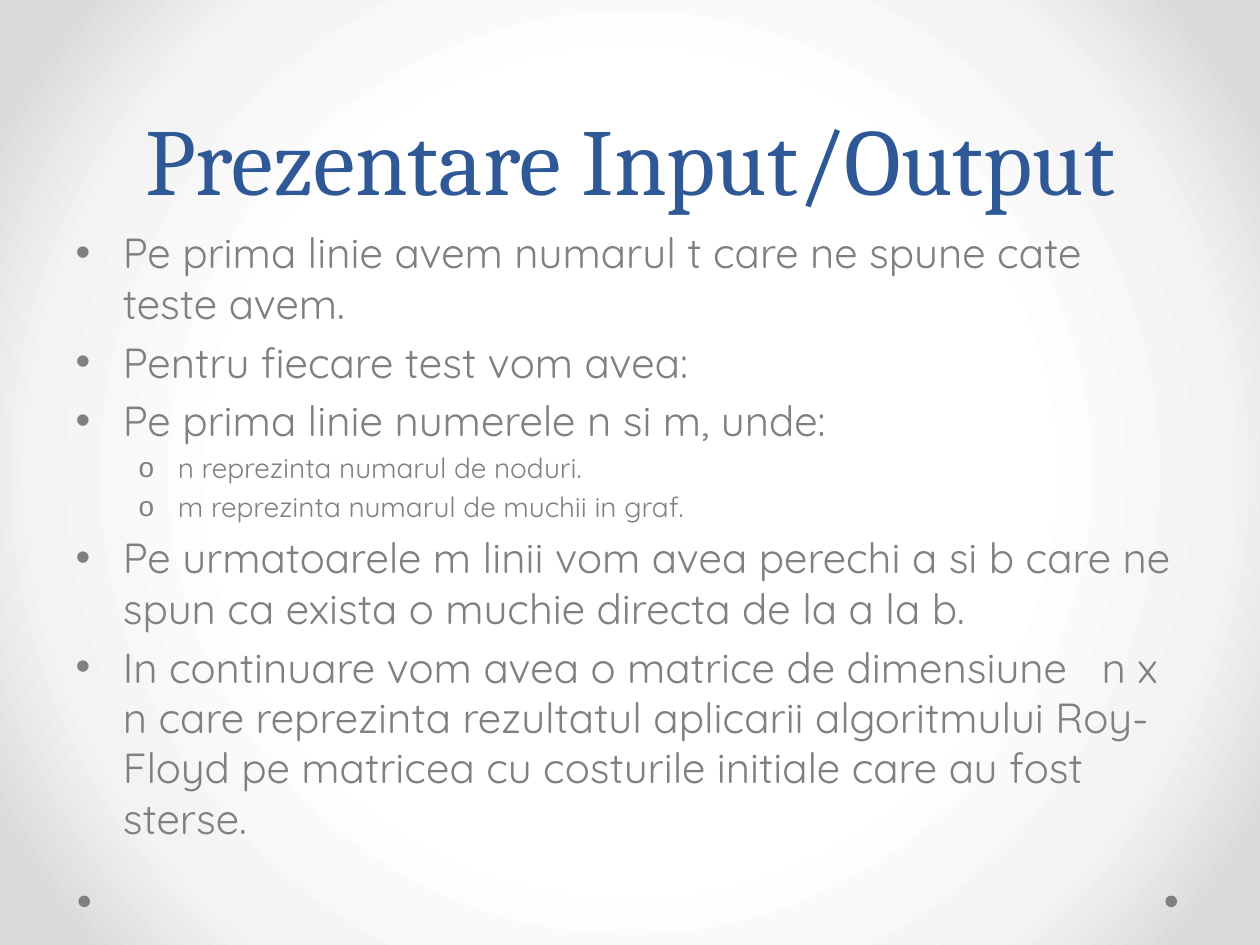
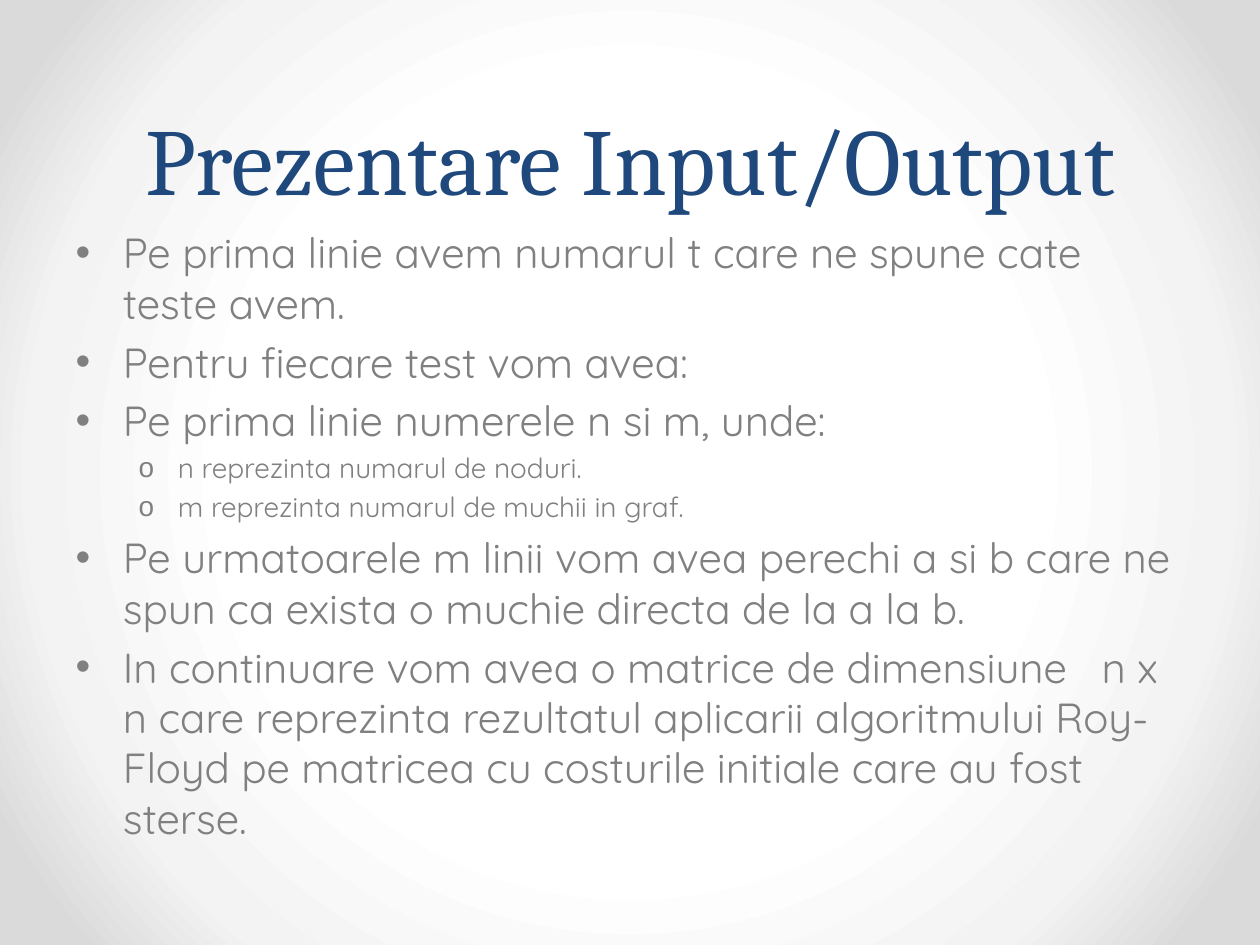
Before and after one commit to MickeyGT/Free-work-stuff, a slide deck: slide 2 of Presented-Problems/Turcu Gabriel - Rfinv.pptx. Drawn at 1260x945 pixels with LibreOffice and Linux fonts; fonts in the diff are those of the drawing. Boxes give left, top, right and bottom in pixels: in the first picture for what was removed or moved away, otherwise in the second. Text is boxed around its words. In the diff, an @@ line names an element or a change of style, - is before the commit and + after.

```diff
--- a/Presented-Problems/Turcu Gabriel - Rfinv.pptx
+++ b/Presented-Problems/Turcu Gabriel - Rfinv.pptx
@@ title "Prezentare Input/Output" at [145, 129, 1115, 215]: text colour #2F5897 to #1F497D @@
@@ ellipse removed at [78, 896, 89, 907] @@
@@ ellipse removed at [1166, 896, 1177, 907] @@
```
Also in this commit, not shown: 7 other slides changed, 3 slides added, 4 other files.
